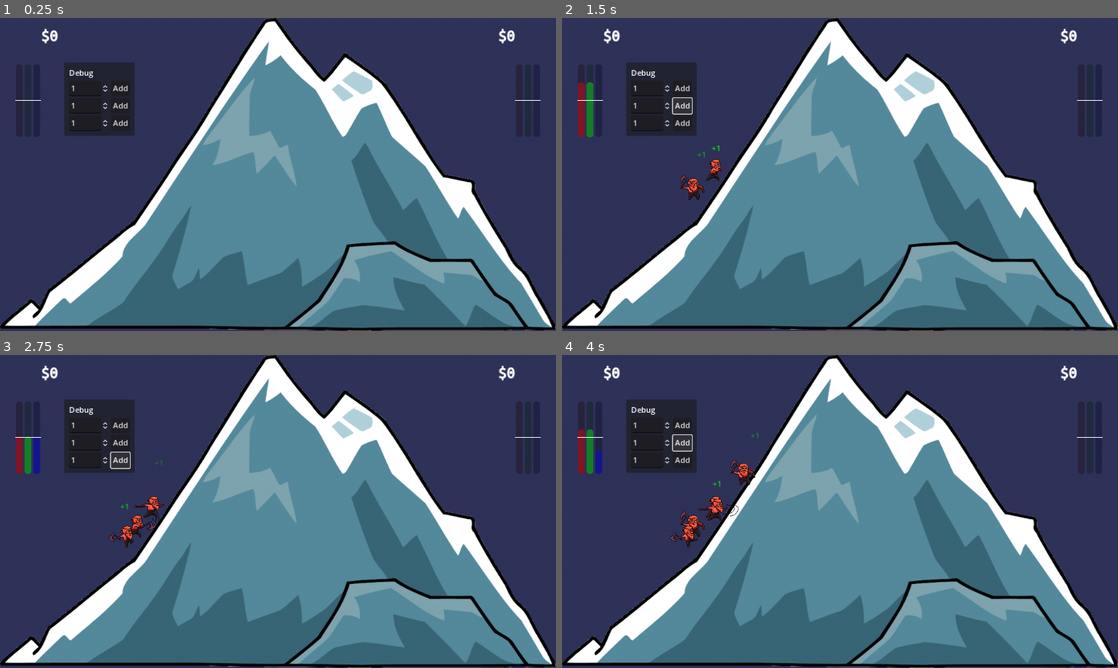
Above: before the commit, frames 1-4 (two rows, left to right).
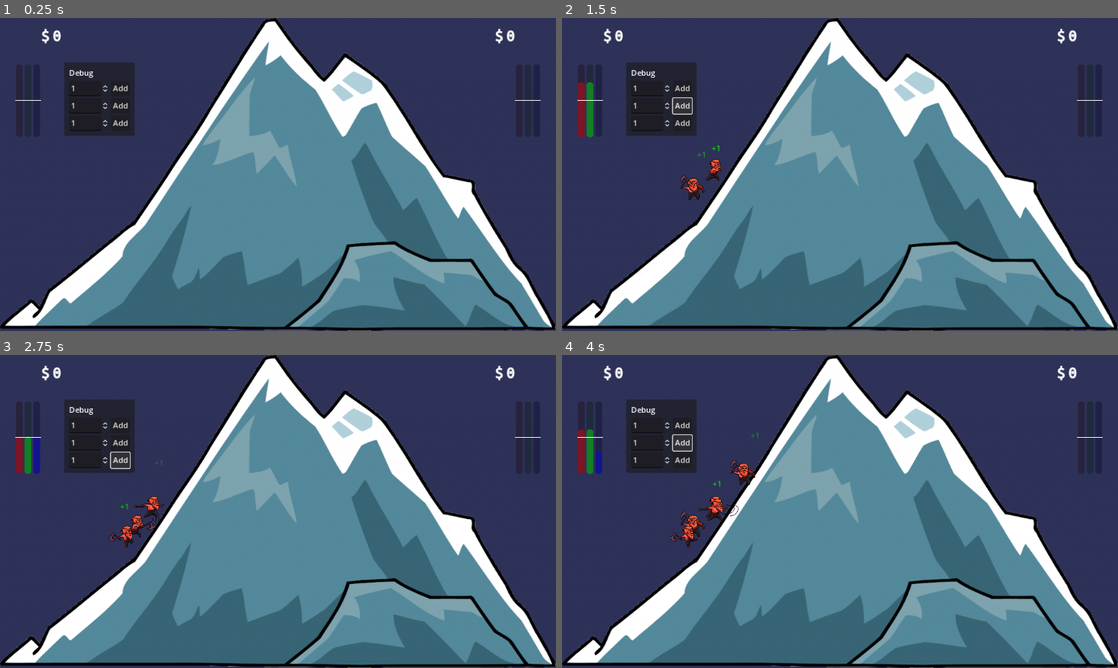
Above: after the commit, the same moments.

Repository: kwint/nfc-card-game
Game: Godot game, scene res://Scenes/Dashboard.tscn
Same seed, same stepped clock (60 frames per second), same inputs: the game is played once before the commit and once after it.
Inputs:
- Up to frame 1 (0.25 s): no input
- Up to frame 2 (1.5 s): click "Add" at 0.5 s; click "Add" at 1.25 s
- Up to frame 3 (2.75 s): click "Add" at 2 s
- Up to frame 4 (4 s): click "Add" at 2.75 s; click "Add" at 3.5 s

The runs differ from the first frame. In frame 1, 0.1% of the frame differs, in the area x 9-93%, y 3-9%; in frame 2, 0.1%; in frame 3, 0.1%; in frame 4, 0.1%.
Error in both runs: Invalid type in function 'process_stats' in base 'Node (GameController.gd)'. Cannot convert argument 1 from Nil to Dictionary. (res://Scripts/GameController.gd…

Commit message:
Improve formatting of money, add thousand separators and symbols

Diff:
--- a/dashboard/Scripts/MoneyDisplay.gd
+++ b/dashboard/Scripts/MoneyDisplay.gd
@@ -1,8 +1,9 @@
 extends MarginContainer
 
 const FLOWING_LABEL_PREFAB = preload("res://Scenes/FlowingLabel.tscn");
-const FLOWING_LABEL_MARGIN = 30.0;
-const MONEY_PREFIX: String = "$";
+const FLOWING_LABEL_MARGIN: float = 10.0;
+const MONEY_SYMBOL: String = "$";
+const MONEY_SEPARATOR: String = " ";
 const FLASH_ANIMATION_LENGTH: float = 0.4;
 const COLOR_POSITIVE: Color = Color.GREEN;
 const COLOR_NEGATIVE: Color = Color.RED;
@@ -26,12 +27,32 @@
 
 	# Update label
 	self.money = money;
-	self.label.text = MONEY_PREFIX + str(money);
+	self.label.text = self.format_money(money);
 
 	# Animations
 	if animate && diff != 0:
 		self.animate_flash(positive);
 		self.animate_flowing_label(diff);
+
+
+func format_money(amount: int, sign: bool = true, symbol: bool = true, positive_sign: bool = false) -> String:
+	var str = str(abs(amount));
+	var digits = str.length();
+
+	# Add thousand separators
+	for chunk in range((digits - 1) / 3):
+		var i = digits - ((chunk + 1) * 3);
+		str = str.insert(i, MONEY_SEPARATOR);
+
+	# Add symbols and signs
+	if symbol:
+		str = str.insert(0, str(MONEY_SYMBOL, MONEY_SEPARATOR));
+	if sign && amount < 0:
+		str = str.insert(0, str("-", MONEY_SEPARATOR));
+	if positive_sign && amount > 0:
+		str = str.insert(0, str("+", MONEY_SEPARATOR));
+
+	return str;
 
 
 func animate_flash(positive: bool):
@@ -45,7 +66,7 @@
 func animate_flowing_label(diff: int):
 	# Detemrine label parameters
 	var positive = diff > 0;
-	var text = str("+ ", MONEY_PREFIX, diff) if positive else str("- ", MONEY_PREFIX, abs(diff));
+	var text = self.format_money(diff, true, true, true);
 	var color = COLOR_POSITIVE if positive else COLOR_NEGATIVE;
 	var label_direction = Vector2.RIGHT if !self.right else Vector2.LEFT;
 	var rect = self.label.get_global_rect();
